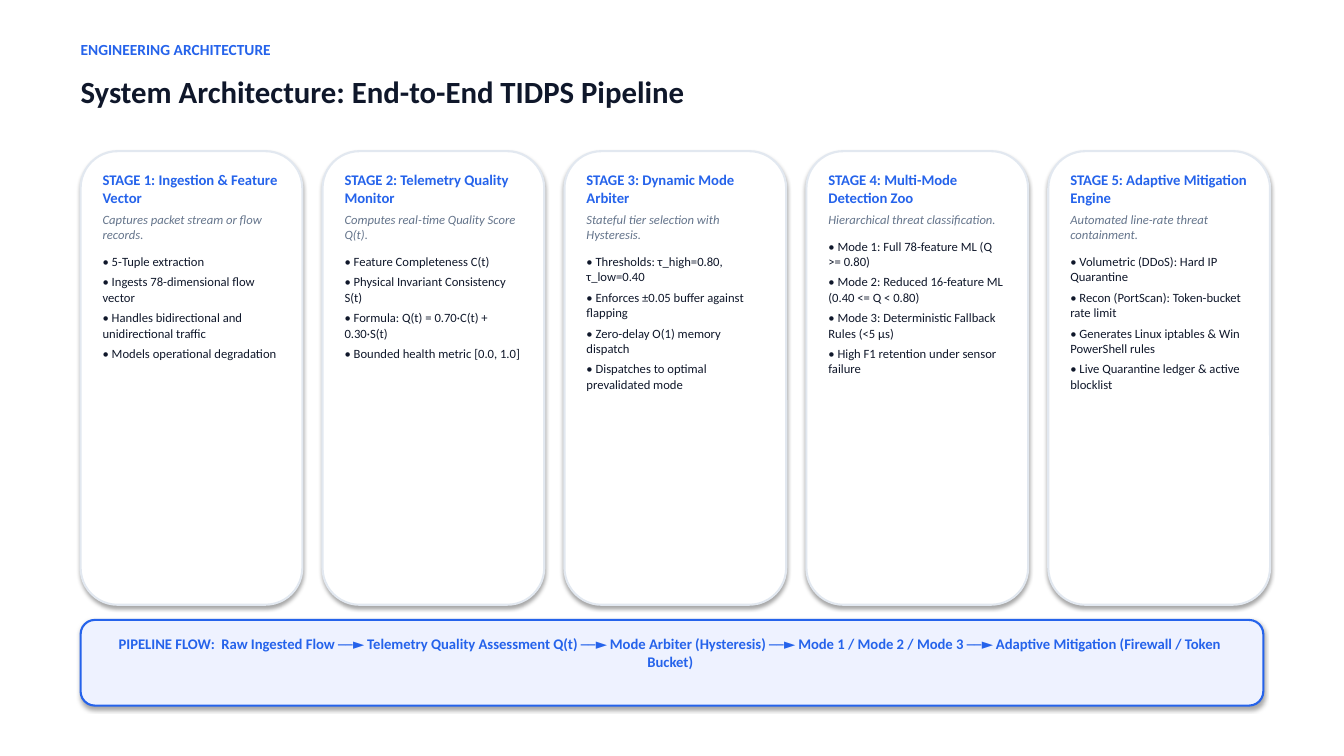
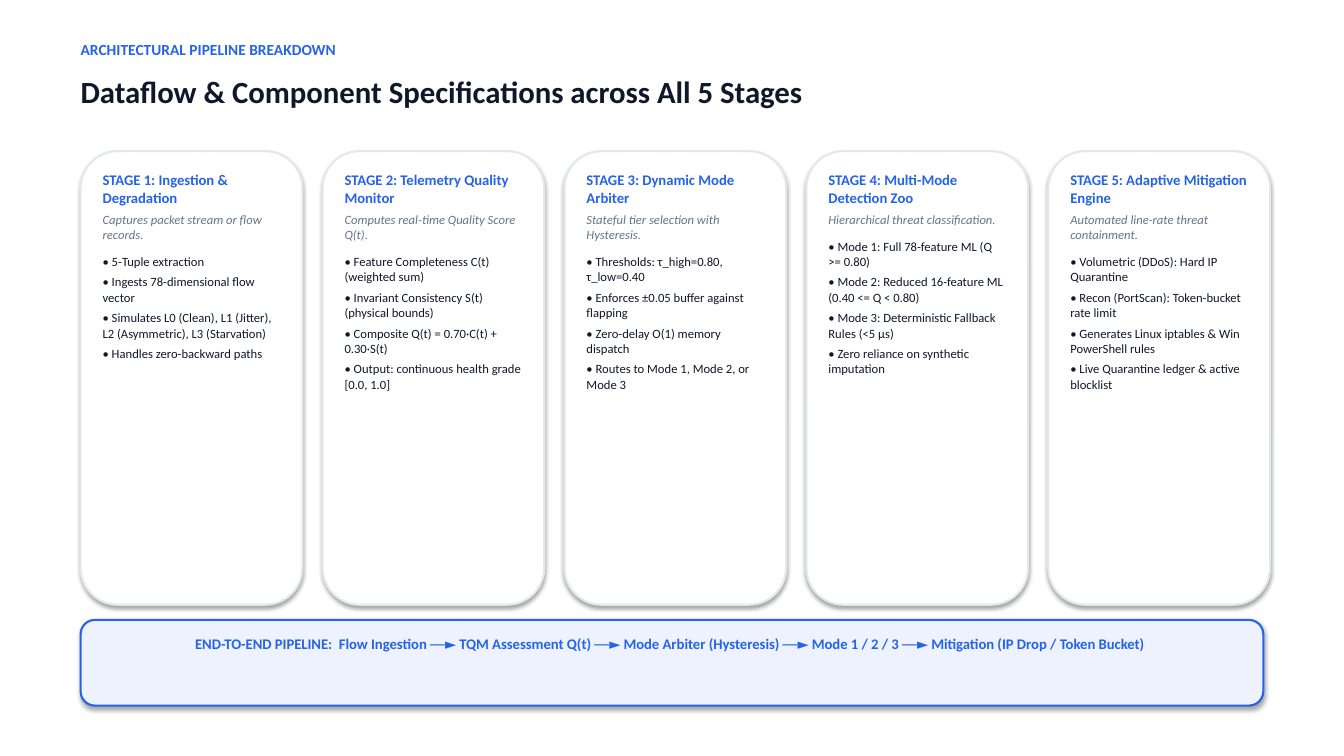
Before and after one commit to THARAKESHA/resilient-nidps, a slide deck: slide 7 of Telemetry_Aware_Resilient_NIDPS_Review1.pptx (slide 6 before the commit). Drawn at 1344x756 pixels with LibreOffice and Linux fonts; fonts in the diff are those of the drawing. Boxes give left, top, right and bottom in pixels: in the first picture for what was removed or moved away, otherwise in the second. Text is boxed around its words. In the diff, an @@ line names an element or a change of style, - is before the commit and + after.

Commit message:
Embed Master Architecture Diagram and Empirical Curves into Review 1 Presentation

```diff
--- a/Telemetry_Aware_Resilient_NIDPS_Review1.pptx
+++ b/Telemetry_Aware_Resilient_NIDPS_Review1.pptx
@@ text at [81, 45, 336, 55]: text changed @@
-ENGINEERING ARCHITECTURE
+ARCHITECTURAL PIPELINE BREAKDOWN
@@ text at [81, 81, 802, 109]: text changed @@
-System Architecture: End-to-End TIDPS Pipeline
+Dataflow & Component Specifications across All 5 Stages
@@ text at [103, 174, 215, 206]: text changed @@
-STAGE 1: Ingestion & Feature Vector
+STAGE 1: Ingestion & Degradation
@@ text at [345, 257, 521, 391]: text changed @@
-• Feature Completeness C(t)
-• Physical Invariant Consistency S(t)
-• Formula: Q(t) = 0.70·C(t) + 0.30·S(t)
-• Bounded health metric [0.0, 1.0]
+• Feature Completeness C(t) (weighted sum)
+• Invariant Consistency S(t) (physical bounds)
+• Composite Q(t) = 0.70·C(t) + 0.30·S(t)
+• Output: continuous health grade [0.0, 1.0]
@@ text at [103, 313, 271, 360]: text changed @@
-• Handles bidirectional and unidirectional traffic
-• Models operational degradation
+• Simulates L0 (Clean), L1 (Jitter), L2 (Asymmetric), L3 (Starvation)
+• Handles zero-backward paths
@@ text at [828, 349, 969, 375]: text changed @@
-• High F1 retention under sensor failure
+• Zero reliance on synthetic imputation
@@ text at [586, 364, 749, 389]: text changed @@
-• Dispatches to optimal prevalidated mode
+• Routes to Mode 1, Mode 2, or Mode 3
@@ text at [195, 638, 1145, 652]: text changed @@
-PIPELINE FLOW: Raw Ingested Flow ──► Telemetry Quality Assessment Q(t) ──► Mode Arbiter (Hysteresis) ──► Mode 1 / Mode 2 / Mode 3 ──► Adaptive Mitigation (Firewall / Token Bucket)
+END-TO-END PIPELINE: Flow Ingestion ──► TQM Assessment Q(t) ──► Mode Arbiter (Hysteresis) ──► Mode 1 / 2 / 3 ──► Mitigation (IP Drop / Token Bucket)
```
Also in this commit, not shown: 4 other slides changed, 3 slides added, 1 other file.
